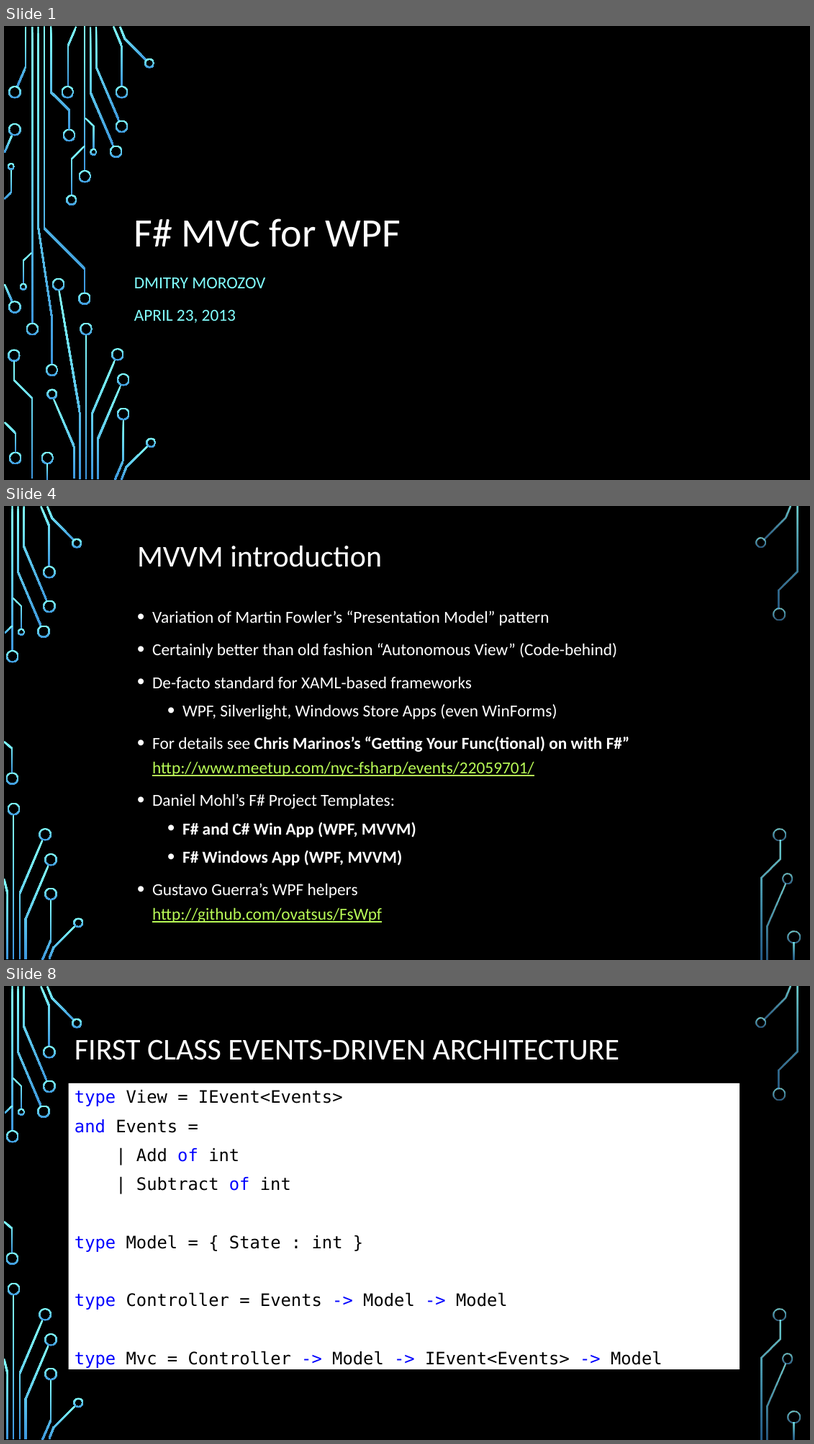
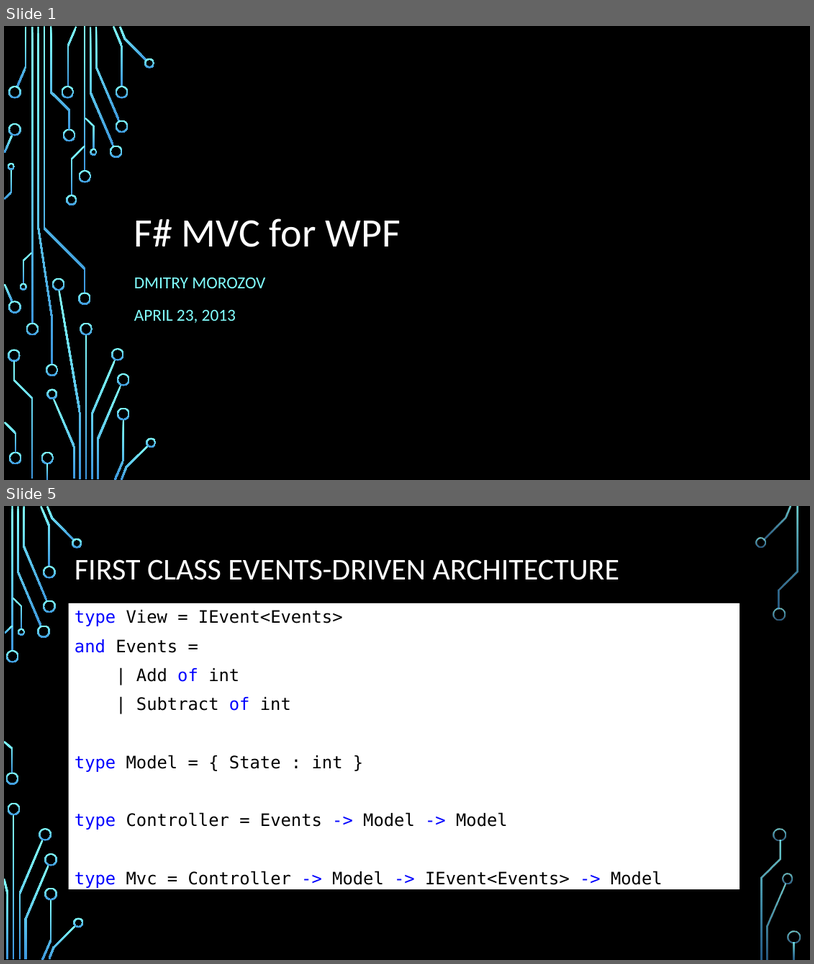
Before and after one commit to dmitry-a-morozov/fsharp-wpf-mvc-series, a slide deck: NYC Meetup.2013-04-23.pptx. Shown one above the other, each under a label of ours: slides 1, 4 and 8 before the commit, slides 1 and 5 after it; the slides between them are not shown. The pictures are 814x1444 and 814x964 pixels, drawn with LibreOffice and Linux fonts; fonts in the diff are those of the drawing; background and template pictures are left out. Boxes give left, top, right and bottom in pixels: in the first picture for what was removed or moved away, otherwise in the second. Text is boxed around its words. In the diff, an @@ line names an element or a change of style, - is before the commit and + after.

```diff
--- a/NYC Meetup.2013-04-23.pptx
+++ b/NYC Meetup.2013-04-23.pptx
@@ slide 4 removed at (4, 506, 810, 960), background picture (left out); not listed: 36 template elements that a slide beside it also shows @@
@@ title removed at (137, 546, 382, 567) @@
-MVVM introduction
@@ text removed at (152, 610, 630, 922) @@
-• Variation of Martin Fowler’s “Presentation Model” pattern
-• Certainly better than old fashion “Autonomous View” (Code-behind)
-• De-facto standard for XAML-based frameworks
-  • WPF, Silverlight, Windows Store Apps (even WinForms)
-• For details see Chris Marinos’s “Getting Your Func(tional) on with F#”
-  http://www.meetup.com/nyc-fsharp/events/22059701/
-• Daniel Mohl’s F# Project Templates:
-  • F# and C# Win App (WPF, MVVM)
-  • F# Windows App (WPF, MVVM)
-• Gustavo Guerra’s WPF helpers
-  http://github.com/ovatsus/FsWpf
@@ what was slide 8 is now slide 5 @@
```
Also in this commit, not shown: 7 slides changed, 2 other slides removed.
